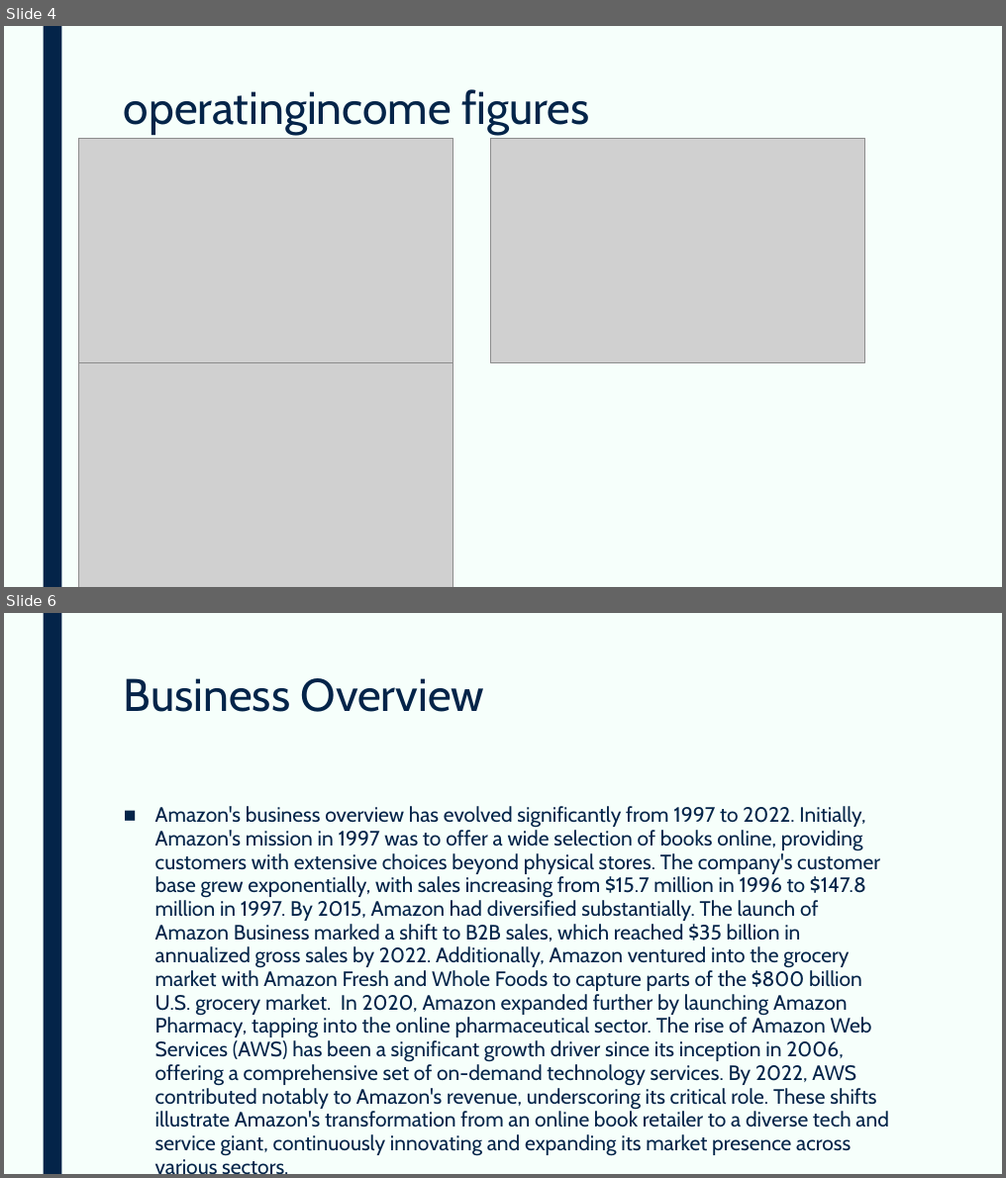
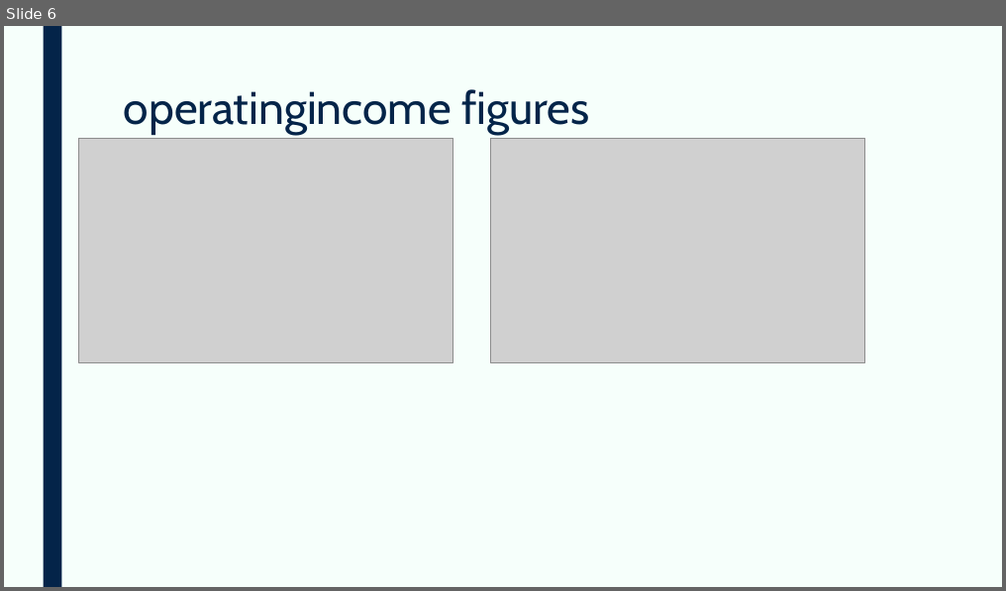
Before and after one commit to devangovind/AMUCLDISS, a slide deck: fastapi-backend/app/pres/output.pptx. Shown one above the other, each under a label of ours: slides 4 and 6 before the commit, slide 6 after it; the slides between them are not shown. The pictures are 1006x1178 and 1006x591 pixels, drawn with LibreOffice and Linux fonts; fonts in the diff are those of the drawing; grey boxes stand for pictures. Boxes give left, top, right and bottom in pixels: in the first picture for what was removed or moved away, otherwise in the second. Text is boxed around its words. In the diff, an @@ line names an element or a change of style, - is before the commit and + after.

```diff
--- a/fastapi-backend/app/pres/output.pptx
+++ b/fastapi-backend/app/pres/output.pptx
@@ slide 6 removed at (x1=4, y1=613, x2=1002, y2=1174), background #F6FFFB; not listed: 1 template element that a slide beside it also shows @@
@@ title removed at (x1=124, y1=678, x2=485, y2=712) @@
-Business Overview
@@ text removed at (x1=155, y1=806, x2=889, y2=1157) @@
-■ Amazon's business overview has evolved significantly from 1997 to 2022. Initially, Amazon's mission in 1997 was to offer a wide selection of books online, providing customers with extensive choices beyond physical stores. The company's customer base grew exponentially, with sales increasing from $15.7 million in 1996 to $147.8 million in 1997. By 2015, Amazon had diversified substantially. The launch of Amazon Business marked a shift to B2B sales, which reached $35 billion in annualized gross sales by 2022. Additionally, Amazon ventured into the grocery market with Amazon Fresh and Whole Foods to capture parts of the $800 billion U.S. grocery market. In 2020, Amazon expanded further by launching Amazon Pharmacy, tapping into the online pharmaceutical sector. The rise of Amazon Web Services (AWS) has been a significant growth driver since its inception in 2006, offering a comprehensive set of on-demand technology services. By 2022, AWS contributed notably to Amazon's revenue, underscoring its critical role. These shifts illustrate Amazon's transformation from an online book retailer to a diverse tech and service giant, continuously innovating and expanding its market presence across various sectors.
@@ what was slide 4 is now slide 6 @@
@@ slide 6 changed as well @@
@@ picture removed at (x1=79, y1=363, x2=453, y2=587) @@
```
Also in this commit, not shown: 5 other slides changed, 2 slides added, 1 other slide removed, 3 other files.
